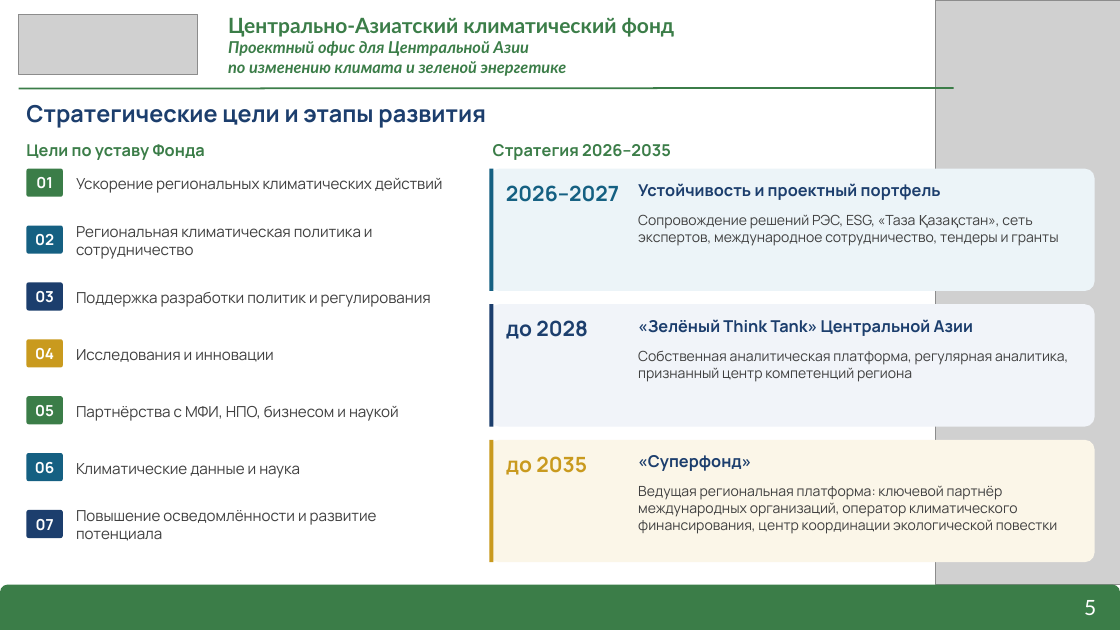
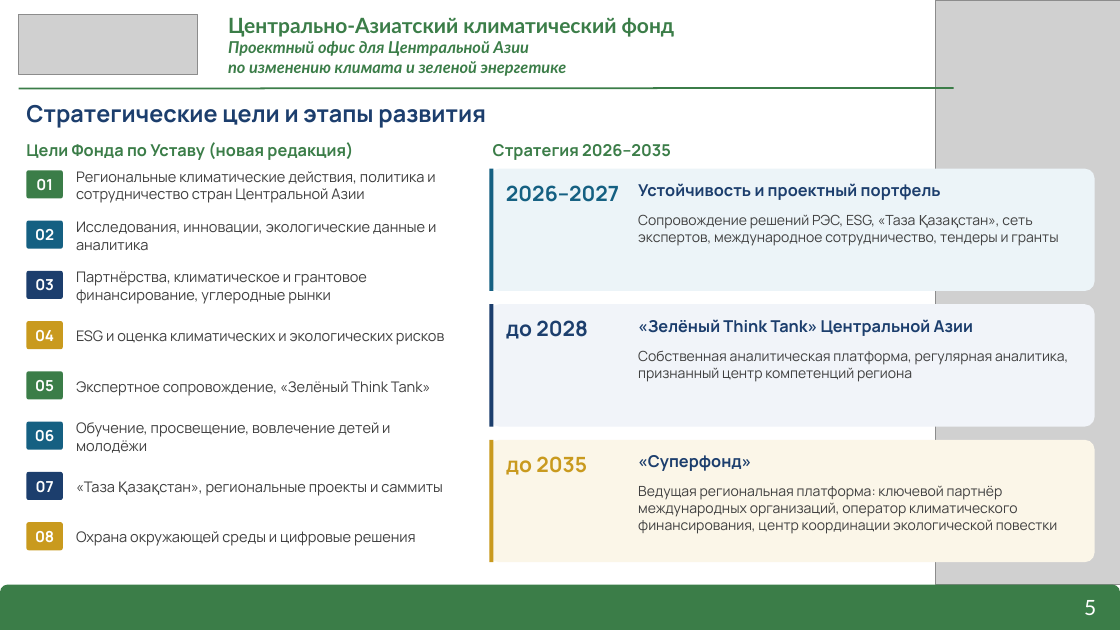
Before and after one commit to murat01042014/obsidian-vault, a slide deck: slide 5 of CACF/_документы/Презентация ЦАКФ – о Фонде.pptx. Drawn at 1120x630 pixels with LibreOffice and Linux fonts; fonts in the diff are those of the drawing; grey boxes stand for pictures. Boxes give left, top, right and bottom in pixels: in the first picture for what was removed or moved away, otherwise in the second. Text is boxed around its words. In the diff, an @@ line names an element or a change of style, - is before the commit and + after.

```diff
--- a/CACF/_документы/Презентация ЦАКФ – о Фонде.pptx
+++ b/CACF/_документы/Презентация ЦАКФ – о Фонде.pptx
@@ text at (x1=26, y1=142, x2=353, y2=160): text changed @@
-Цели по уставу Фонда
+Цели Фонда по Уставу (новая редакция)
@@ text at (x1=76, y1=171, x2=435, y2=203): text changed; size 13 to 12.5 pt @@
-Региональная климатическая политика и сотрудничество
+Региональные климатические действия, политика и сотрудничество стран Центральной Азии
@@ text removed at (x1=76, y1=178, x2=443, y2=193) @@
-Ускорение региональных климатических действий
@@ text "02" moved from (x1=35, y1=234, x2=54, y2=245) to (x1=35, y1=229, x2=54, y2=240) @@
@@ rounded rectangle moved from (x1=26, y1=226, x2=62, y2=254) to (x1=26, y1=221, x2=62, y2=249) @@
@@ text added at (x1=76, y1=221, x2=436, y2=250), 12.5 pt, text #404040 @@
+Исследования, инновации, экологические данные и аналитика
@@ text "03" moved from (x1=35, y1=291, x2=54, y2=303) to (x1=35, y1=279, x2=54, y2=291) @@
@@ rounded rectangle moved from (x1=26, y1=282, x2=62, y2=310) to (x1=26, y1=271, x2=62, y2=298) @@
@@ text removed at (x1=76, y1=292, x2=431, y2=307) @@
-Поддержка разработки политик и регулирования
@@ text added at (x1=76, y1=271, x2=367, y2=304), 12.5 pt, text #404040 @@
+Партнёрства, климатическое и грантовое финансирование, углеродные рынки
@@ text "04" moved from (x1=35, y1=348, x2=54, y2=359) to (x1=35, y1=330, x2=54, y2=341) @@
@@ rounded rectangle moved from (x1=26, y1=339, x2=62, y2=367) to (x1=26, y1=321, x2=62, y2=349) @@
@@ text removed at (x1=76, y1=349, x2=274, y2=362) @@
-Исследования и инновации
@@ text added at (x1=76, y1=330, x2=444, y2=345), 12.5 pt, text #404040 @@
+ESG и оценка климатических и экологических рисков
@@ text "05" moved from (x1=35, y1=405, x2=54, y2=416) to (x1=35, y1=380, x2=54, y2=391) @@
@@ rounded rectangle moved from (x1=26, y1=397, x2=62, y2=424) to (x1=26, y1=371, x2=62, y2=399) @@
@@ text added at (x1=76, y1=381, x2=430, y2=396), 12.5 pt, text #404040 @@
+Экспертное сопровождение, «Зелёный Think Tank»
@@ text removed at (x1=76, y1=406, x2=399, y2=421) @@
-Партнёрства с МФИ, НПО, бизнесом и наукой
@@ text "06" moved from (x1=35, y1=462, x2=54, y2=474) to (x1=35, y1=430, x2=54, y2=442) @@
@@ rounded rectangle moved from (x1=26, y1=453, x2=62, y2=481) to (x1=26, y1=422, x2=62, y2=450) @@
@@ text added at (x1=76, y1=422, x2=390, y2=453), 12.5 pt, text #404040 @@
+Обучение, просвещение, вовлечение детей и молодёжи
@@ text "07" moved from (x1=36, y1=519, x2=54, y2=531) to (x1=36, y1=481, x2=54, y2=493) @@
@@ rounded rectangle moved from (x1=26, y1=510, x2=62, y2=538) to (x1=26, y1=472, x2=62, y2=500) @@
@@ text removed at (x1=76, y1=463, x2=300, y2=478) @@
-Климатические данные и наука
@@ text added at (x1=76, y1=481, x2=443, y2=496), 12.5 pt, text #404040 @@
+«Таза Қазақстан», региональные проекты и саммиты
@@ rounded rectangle added at (x1=26, y1=523, x2=62, y2=550), fill #C99A1E @@
@@ text added at (x1=35, y1=531, x2=54, y2=543), 13 pt, text #FFFFFF, bold @@
+08
@@ text removed at (x1=76, y1=510, x2=377, y2=541) @@
-Повышение осведомлённости и развитие потенциала
@@ text added at (x1=76, y1=531, x2=416, y2=546), 12.5 pt, text #404040 @@
+Охрана окружающей среды и цифровые решения
```
Also in this commit, not shown: 4 other slides changed, 2 other files.
